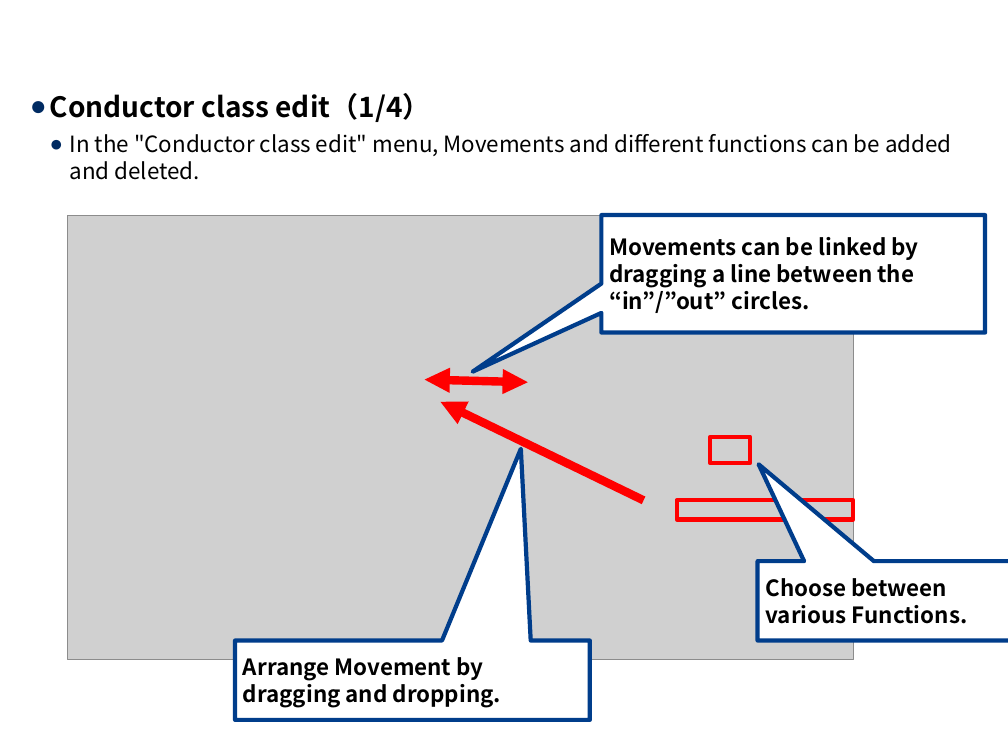
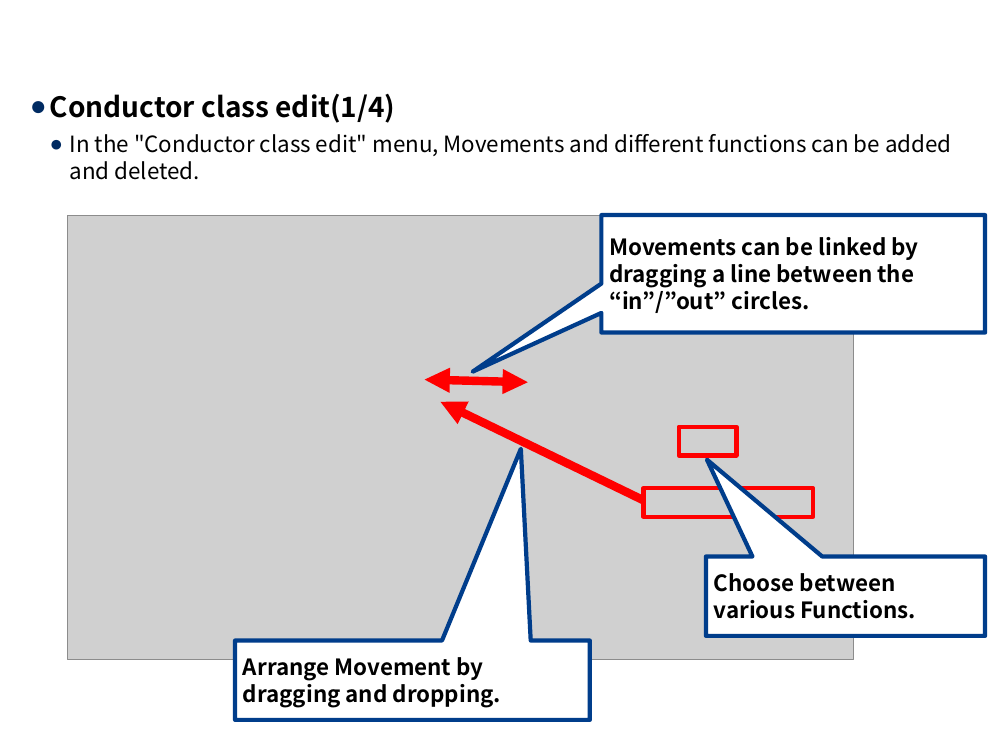
Before and after one commit to exastro-suite/it-automation-docs, a slide deck: slide 9 of asset/Learn/ITA-Conductor_en.pptx. Drawn at 1008x756 pixels with LibreOffice and Linux fonts; fonts in the diff are those of the drawing; grey boxes stand for pictures; background and template pictures are left out. Boxes give left, top, right and bottom in pixels: in the first picture for what was removed or moved away, otherwise in the second. Text is boxed around its words. In the diff, an @@ line names an element or a change of style, - is before the commit and + after.

```diff
--- a/asset/Learn/ITA-Conductor_en.pptx
+++ b/asset/Learn/ITA-Conductor_en.pptx
@@ text at <box>50,94,396,123</box>: text changed @@
-● Conductor class edit（1/4）
+● Conductor class edit(1/4)
@@ rectangle: place and size @@
-rectangle at <box>711,436,750,463</box>
+rectangle at <box>678,426,736,455</box>
@@ rectangle: place and size @@
-rectangle at <box>676,500,853,519</box>
+rectangle at <box>643,488,812,516</box>
@@ speech box "Choose between various Functions.": place and size @@
-speech box "Choose between various Functions." at <box>758,561,1008,641</box>
+speech box "Choose between various Functions." at <box>706,556,985,636</box>
```
Also in this commit, not shown: 17 other slides changed, 12 other files.
